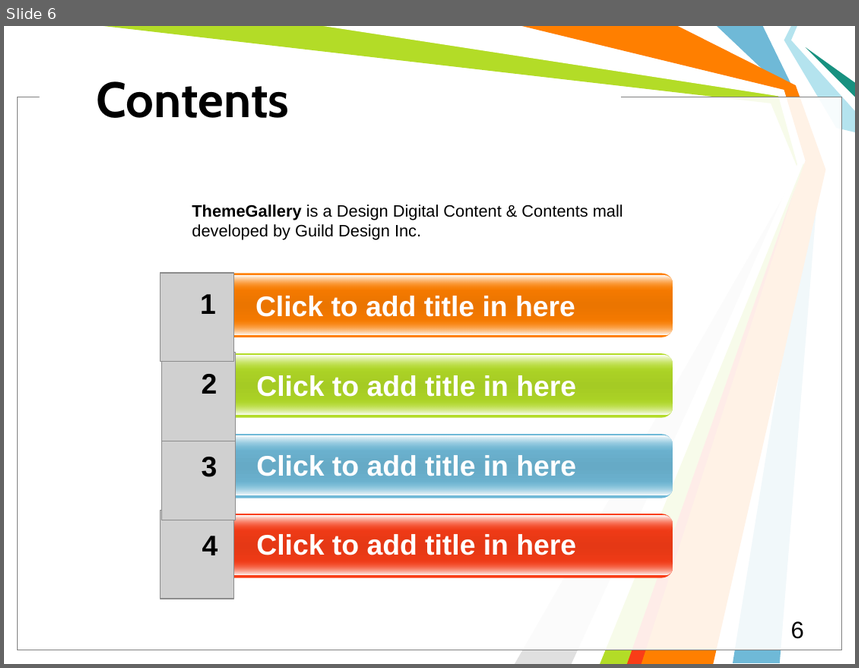
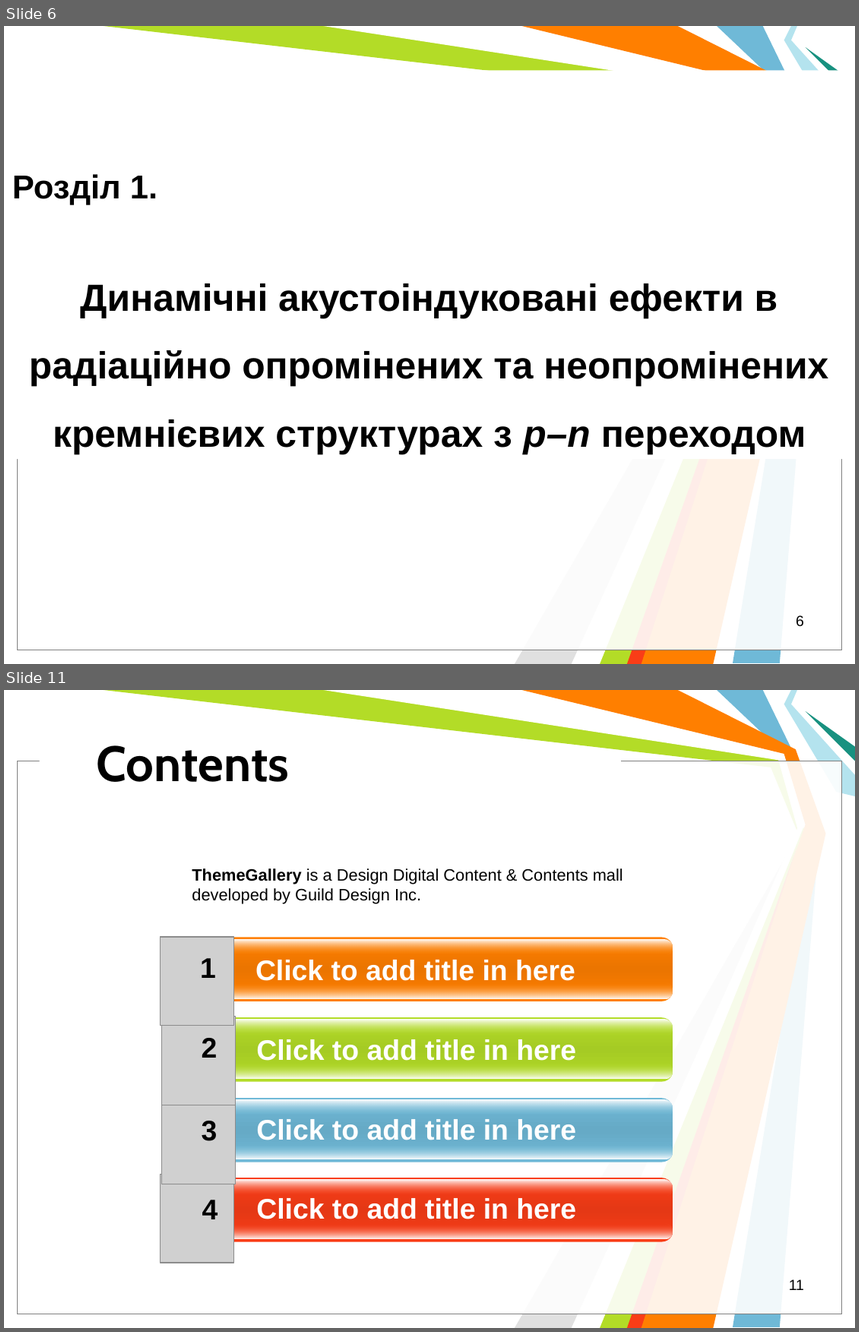
Before and after one commit to l432/Disser, a slide deck: Help/Dopovid/Olikh.ppt. Shown one above the other, each under a label of ours: slide 6 before the commit, slides 6 and 11 after it; the slides between them are not shown. The pictures are 859x668 and 859x1332 pixels, drawn with LibreOffice and Linux fonts; fonts in the diff are those of the drawing; grey boxes stand for pictures; background and template pictures are left out. Boxes give left, top, right and bottom in pixels: in the first picture for what was removed or moved away, otherwise in the second. Text is boxed around its words. In the diff, an @@ line names an element or a change of style, - is before the commit and + after.

```diff
--- a/Help/Dopovid/Olikh.ppt
+++ b/Help/Dopovid/Olikh.ppt
@@ slide 6 added at box(4, 26, 855, 664), background #FFFFFF; not listed: 10 template elements that a slide beside it also shows @@
@@ text added at box(12, 174, 829, 455), 32 pt, text #000000, bold @@
+Розділ 1.
+Динамiчнi акустоiндукованi ефекти в радiацiйно опромiнених та неопромiнених кремнiєвих структурах з p–n переходом
@@ page number added at box(796, 616, 804, 627), 12.5 pt, text #000000 @@
+6
@@ what was slide 6 is now slide 11 @@
@@ page number at box(789, 1280, 804, 1290): text changed; size 20 to 12.5 pt @@
-6
+11
```
Also in this commit, not shown: 11 slides changed, 6 other slides added, 2 slides removed, 9 other files.
